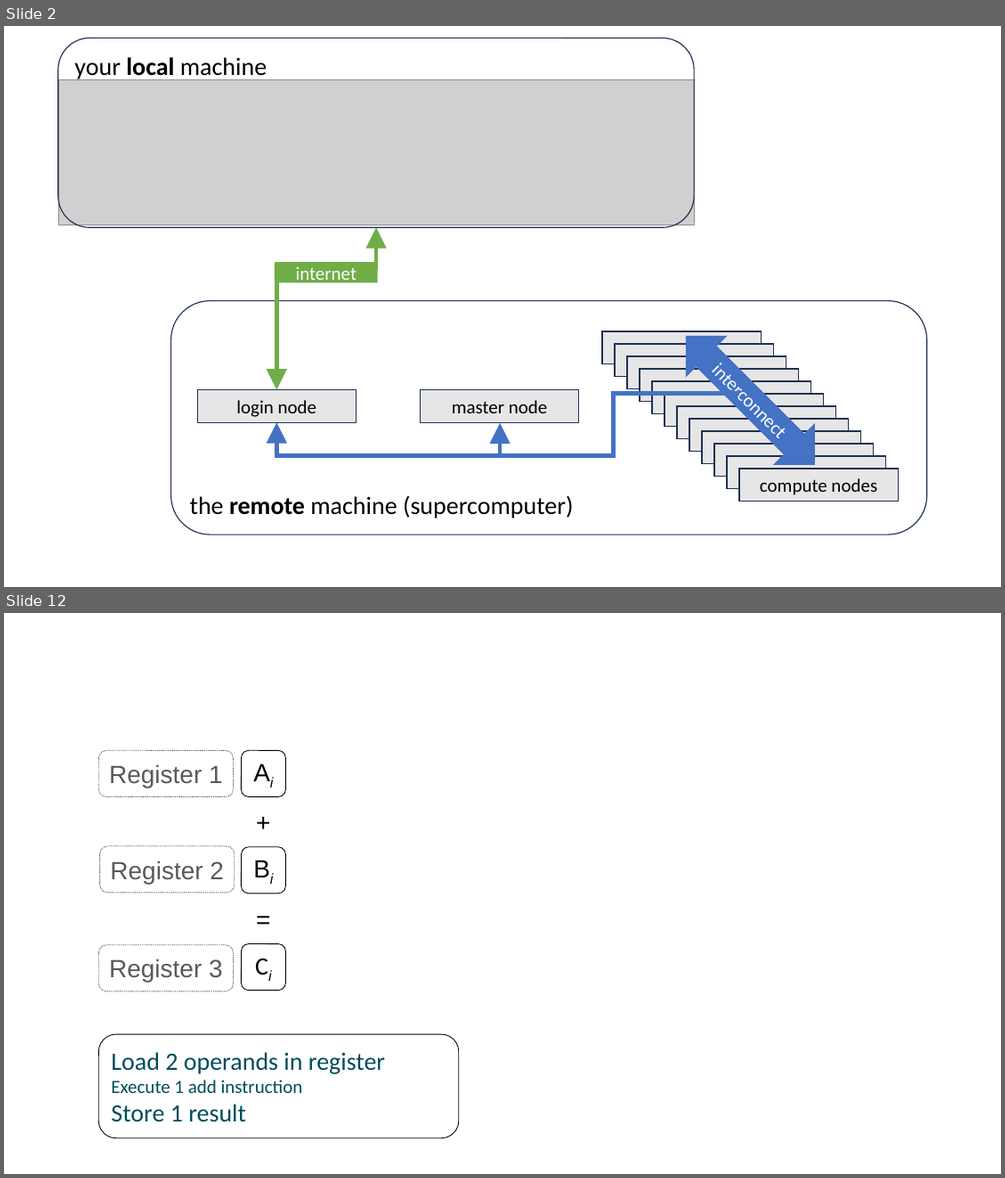
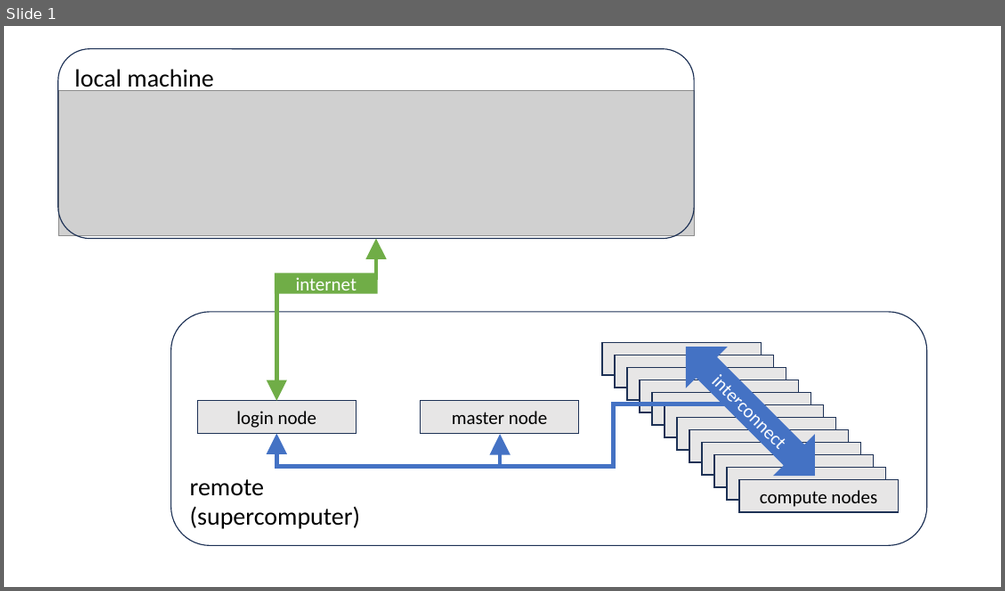
Before and after one commit to etijskens/wetppr, a slide deck: docs/public/drawings.pptx. Shown one above the other, each under a label of ours: slides 2 and 12 before the commit, slide 1 after it; the slides between them are not shown. The pictures are 1005x1178 and 1005x591 pixels, drawn with LibreOffice and Linux fonts; fonts in the diff are those of the drawing; grey boxes stand for pictures. Boxes give left, top, right and bottom in pixels: in the first picture for what was removed or moved away, otherwise in the second. Text is boxed around its words. In the diff, an @@ line names an element or a change of style, - is before the commit and + after.

```diff
--- a/docs/public/drawings.pptx
+++ b/docs/public/drawings.pptx
@@ slide 12 removed at [4, 613, 1001, 1174], background #FFFFFF @@
@@ group removed at [99, 751, 722, 1142]: 8 rounded rectangles, 2 texts @@
-Ai
-+
-Bi
-=
-Ci
-Load 2 operands in register
-Execute 1 add instruction
-Store 1 result
-Register 1
-Register 2
-Register 3
@@ what was slide 2 is now slide 1 @@
@@ slide 1 changed as well @@
@@ text in rounded rectangle at [74, 69, 213, 93]: text changed @@
-your local machine
+local machine
@@ 2 rectangles, 2 rounded rectangles, 1 elbow double arrow, 1 elbow arrow: place and size @@
-2 rectangles, 2 rounded rectangles, 1 elbow double arrow, 1 elbow arrow at [57, 38, 927, 534]
+2 rectangles, 2 rounded rectangles, 1 elbow double arrow, 1 elbow arrow at [57, 49, 927, 546]
@@ 2 rectangles, 1 picture, 1 left right arrow, 1 elbow arrow: place and size @@
-2 rectangles, 1 picture, 1 left right arrow, 1 elbow arrow at [58, 79, 898, 501]
+2 rectangles, 1 picture, 1 left right arrow, 1 elbow arrow at [58, 90, 898, 512]
@@ 10 rectangles: place and size @@
-10 rectangles at [615, 344, 886, 489]
+10 rectangles at [602, 342, 873, 487]
@@ text in rounded rectangle at [190, 479, 360, 529]: text changed @@
-the remote machine (supercomputer)
+remote
+(supercomputer)
@@ rectangle: place and size @@
-rectangle at [602, 331, 760, 364]
+rectangle at [727, 467, 886, 500]
```
Also in this commit, not shown: 13 other slides removed, 1 other file.
